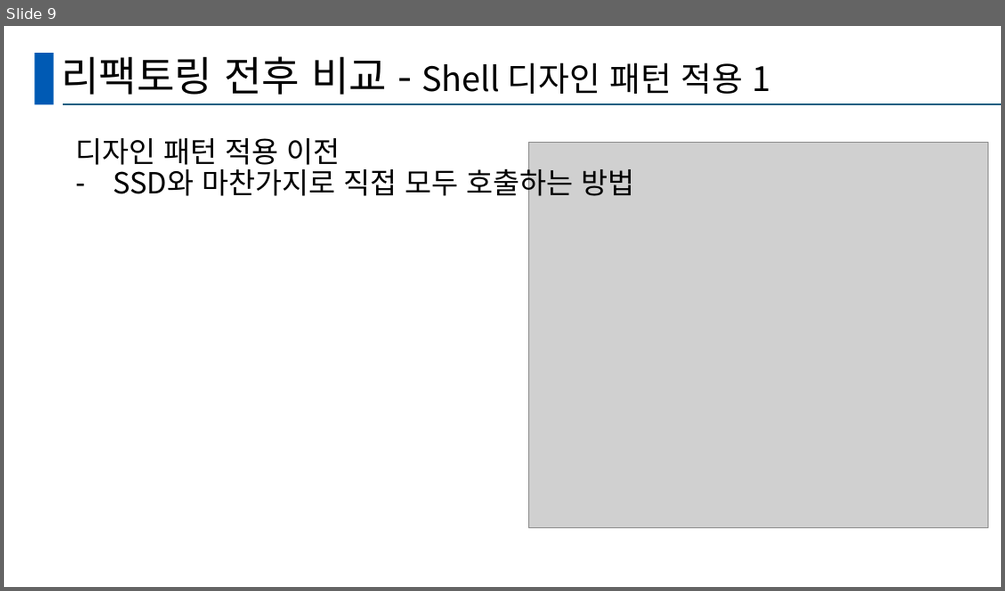
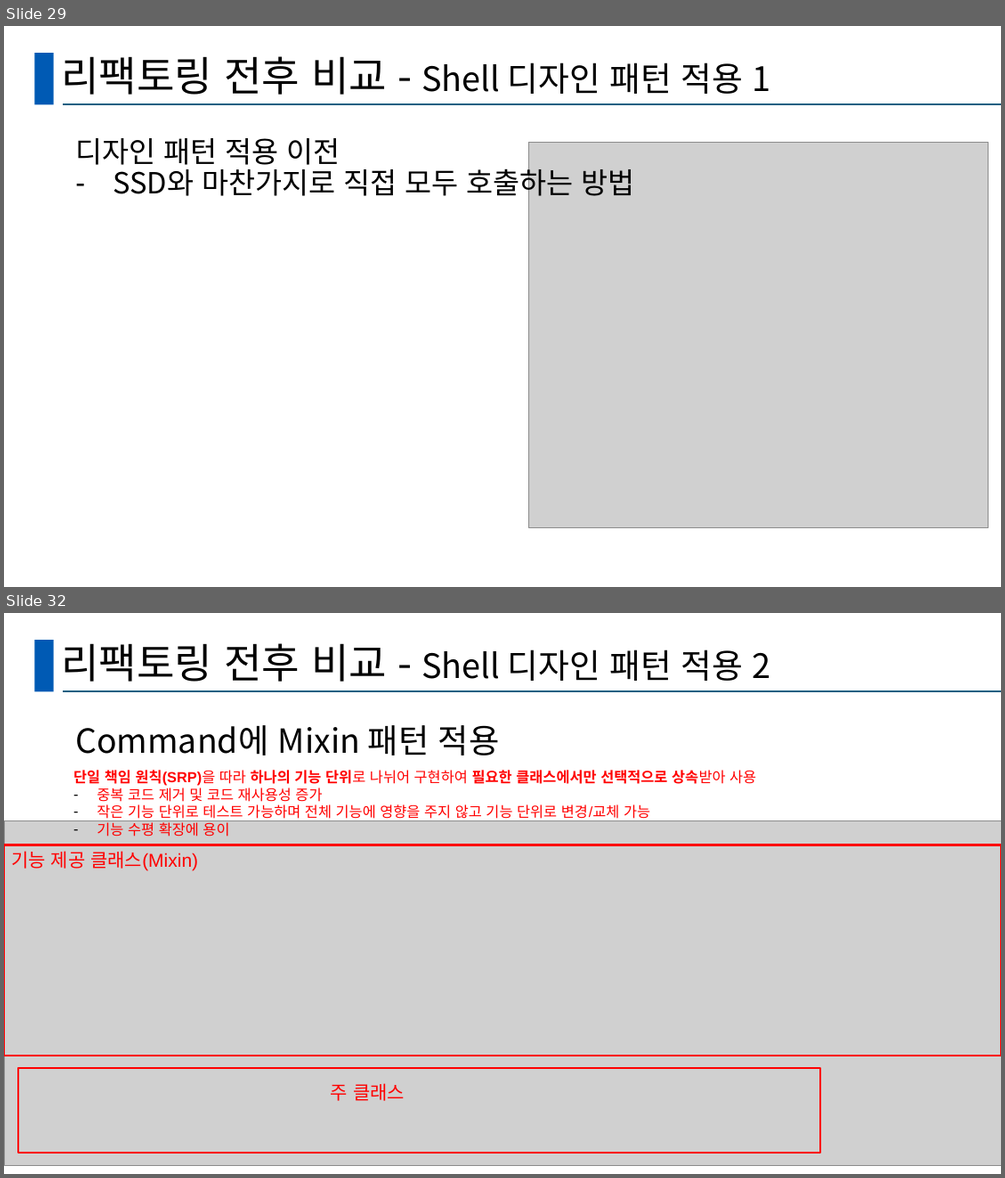
Before and after one commit to hobism3/SSD_A-Teuk, a slide deck: CRA_A-teuk.pptx. Shown one above the other, each under a label of ours: slide 9 before the commit, slides 29 and 32 after it; the slides between them are not shown. The pictures are 1005x591 and 1005x1178 pixels, drawn with LibreOffice and Linux fonts; fonts in the diff are those of the drawing; grey boxes stand for pictures. Boxes give left, top, right and bottom in pixels: in the first picture for what was removed or moved away, otherwise in the second. Text is boxed around its words. In the diff, an @@ line names an element or a change of style, - is before the commit and + after.

```diff
--- a/CRA_A-teuk.pptx
+++ b/CRA_A-teuk.pptx
@@ slide 32 added at (4, 613, 1001, 1174), background #FFFFFF; not listed: 2 template elements that a slide beside it also shows @@
@@ title added at (61, 643, 771, 682), 32.4 pt, text #000000 @@
+리팩토링 전후 비교 - Shell 디자인 패턴 적용 2
@@ text added at (75, 725, 500, 755), 32 pt, text #000000 @@
+Command에 Mixin 패턴 적용
@@ text added at (73, 770, 756, 836), 14 pt, text #FF0000 @@
+단일 책임 원칙(SRP)을 따라 하나의 기능 단위로 나뉘어 구현하여 필요한 클래스에서만 선택적으로 상속받아 사용
+– 중복 코드 제거 및 코드 재사용성 증가
+– 작은 기능 단위로 테스트 가능하며 전체 기능에 영향을 주지 않고 기능 단위로 변경/교체 가능
+– 기능 수평 확장에 용이
@@ picture added at (4, 821, 1001, 1165) @@
@@ rectangle added at (4, 844, 1001, 1055), outline #FF0000 2 pt @@
@@ text added at (11, 851, 198, 871), 18 pt, text #FF0000 @@
+기능 제공 클래스(Mixin)
@@ rectangle added at (18, 1069, 820, 1153), outline #FF0000 2 pt @@
@@ text added at (331, 1083, 404, 1101), 18 pt, text #FF0000 @@
+주 클래스
@@ what was slide 9 is now slide 29 @@
```
Also in this commit, not shown: 8 slides changed, 24 other slides added, 3 slides removed.
